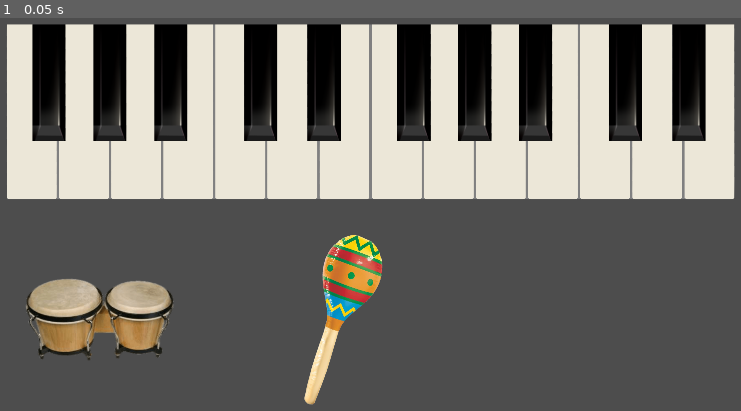
Above: before the commit, frame 1.
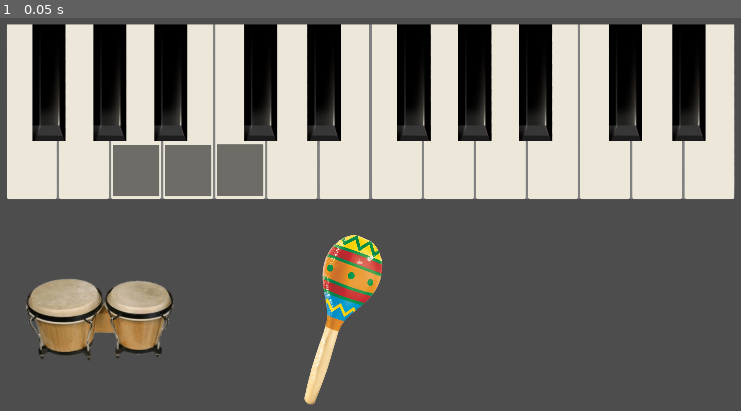
Above: after the commit, the same moment.

Repository: Viscivous/MusicAssignment
Game: Godot game, scene res://Music.tscn
Two runs of this game, one before a commit and one after it. Both use one fixed random seed, a clock stepped at 60 frames per second and the inputs below. Before the commit the project has no main scene; this scene is started directly in both runs.
Inputs:
- Up to frame 1 (0.05 s): no input

The runs differ from the first frame. In frame 1, 2.4% of the frame differs, in the area x 15-36%, y 32-46%.

Commit message:
committing everything to the right place

Diff:
--- /dev/null
+++ b/Button.gd
@@ -0,0 +1,6 @@
+extends Button
+
+
+
+func _on_Button_pressed():
+	$AudioStreamPlayer.play()
--- /dev/null
+++ b/Music.gd
@@ -0,0 +1,13 @@
+extends Node2D
+
+
+func _on_button_pressed():
+	$Piano/Button/PianoC.play()
+
+
+func _on_button_2_pressed():
+	$Piano/Button2/PianoA.play()
+
+
+func _on_button_3_pressed():
+	$Piano/Button3/PianoB.play()
--- a/Music.tscn
+++ b/Music.tscn
@@ -1,15 +1,47 @@
-[gd_scene load_steps=4 format=3 uid="uid://lcajg11bmpja"]
+[gd_scene load_steps=8 format=3 uid="uid://lcajg11bmpja"]
 
-[ext_resource type="Texture2D" uid="uid://btcaagbcfdb2n" path="res://piano.png" id="1_ghout"]
-[ext_resource type="Texture2D" uid="uid://cgslkujnsyqub" path="res://bongos.png" id="2_yy0xc"]
-[ext_resource type="Texture2D" uid="uid://ca2smmqhwgq3a" path="res://maracas.png" id="3_oserc"]
+[ext_resource type="Texture2D" uid="uid://btcaagbcfdb2n" path="res://instruments/piano.png" id="1_ghout"]
+[ext_resource type="Script" path="res://Music.gd" id="1_k582y"]
+[ext_resource type="AudioStream" uid="uid://bb08ijagjx53n" path="res://audio/Piano C.wav" id="2_du2qb"]
+[ext_resource type="Texture2D" uid="uid://cgslkujnsyqub" path="res://instruments/bongos.png" id="2_yy0xc"]
+[ext_resource type="Texture2D" uid="uid://ca2smmqhwgq3a" path="res://instruments/maracas.png" id="3_oserc"]
+[ext_resource type="AudioStream" uid="uid://dccfpgbue64gu" path="res://audio/Piano A.wav" id="3_tq852"]
+[ext_resource type="AudioStream" uid="uid://bxpofpc76u34i" path="res://audio/Piano B.wav" id="4_wqs77"]
 
 [node name="Node2D" type="Node2D"]
+script = ExtResource("1_k582y")
 
 [node name="Piano" type="Sprite2D" parent="."]
 position = Vector2(948.125, 283.313)
 scale = Vector2(0.221969, 0.121511)
 texture = ExtResource("1_ghout")
+
+[node name="Button" type="Button" parent="Piano"]
+offset_left = -1662.96
+offset_top = 647.571
+offset_right = -1162.96
+offset_bottom = 1659.57
+
+[node name="PianoC" type="AudioStreamPlayer" parent="Piano/Button"]
+stream = ExtResource("2_du2qb")
+
+[node name="Button2" type="Button" parent="Piano"]
+offset_left = -2789.24
+offset_top = 655.801
+offset_right = -2289.24
+offset_bottom = 1667.8
+
+[node name="PianoA" type="AudioStreamPlayer" parent="Piano/Button2"]
+stream = ExtResource("3_tq852")
+
+[node name="Button3" type="Button" parent="Piano"]
+offset_left = -2226.1
+offset_top = 655.801
+offset_right = -1726.1
+offset_bottom = 1667.8
+
+[node name="PianoB" type="AudioStreamPlayer" parent="Piano/Button3"]
+stream = ExtResource("4_wqs77")
 
 [node name="Bongos" type="Sprite2D" parent="."]
 position = Vector2(299, 772)
@@ -19,3 +51,7 @@
 position = Vector2(877, 785)
 scale = Vector2(0.391, 0.4215)
 texture = ExtResource("3_oserc")
+
+[connection signal="pressed" from="Piano/Button" to="." method="_on_button_pressed"]
+[connection signal="pressed" from="Piano/Button2" to="." method="_on_button_2_pressed"]
+[connection signal="pressed" from="Piano/Button3" to="." method="_on_button_3_pressed"]
--- a/project.godot
+++ b/project.godot
@@ -11,6 +11,7 @@
 [application]
 
 config/name="Music"
+run/main_scene="res://Music.tscn"
 config/features=PackedStringArray("4.2", "Forward Plus")
 config/icon="res://icon.svg"
 
Not shown, added: audio/Piano A.wav.import
Not shown, added: audio/Piano B.wav.import
Not shown, added: audio/Piano C#.wav.import
Not shown, added: audio/Piano C.wav.import
Not shown, added: audio/Piano D.wav.import
Not shown, added: audio/Piano E.wav.import
Not shown, added: audio/Piano F#.wav.import
Not shown, added: audio/Piano F.wav.import
Not shown, added: audio/Piano G#.wav.import
Not shown, added: audio/Piano G.wav.import
Renamed: bongos.png -> instruments/bongos.png
Not shown, changed: instruments/bongos.png.import
(and 14 more such lines)
